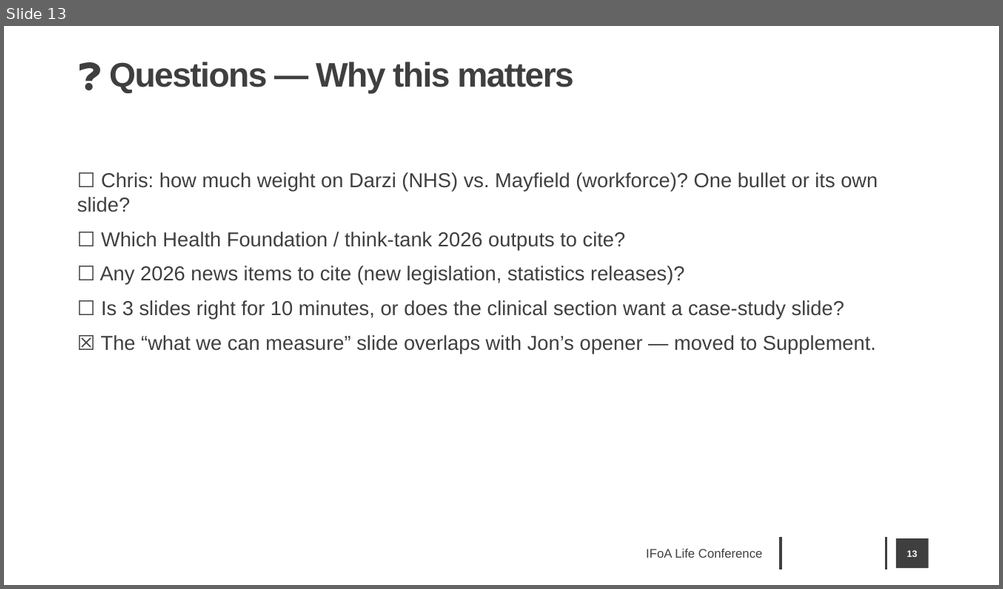
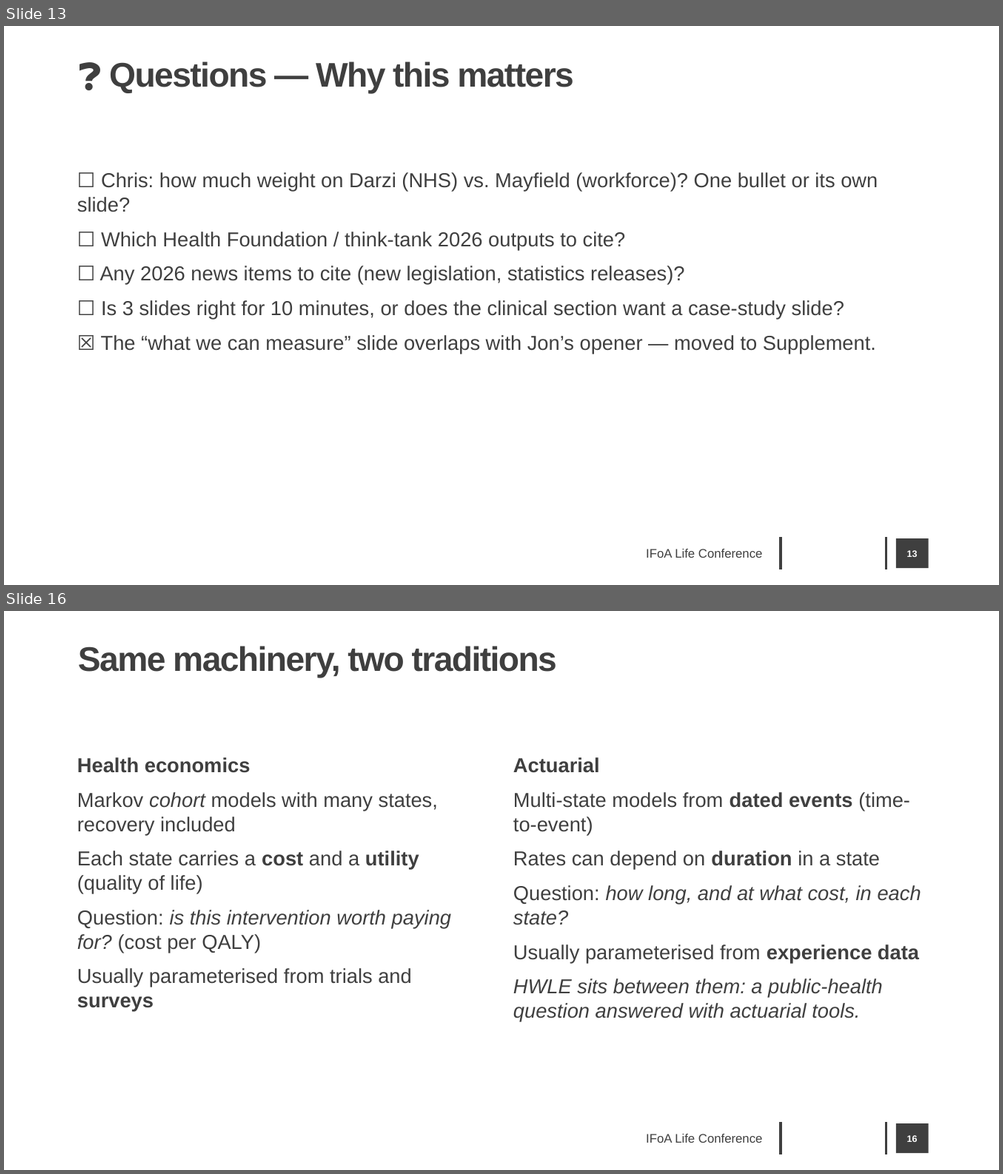
Before and after one commit to JonMinton/economic_inactivity, a slide deck: presentations/ifoa/hwle_ifoa_life_2026.pptx. Shown one above the other, each under a label of ours: slide 13 before the commit, slides 13 and 16 after it; the slides between them are not shown. The pictures are 1003x589 and 1003x1174 pixels, drawn with LibreOffice and Linux fonts; fonts in the diff are those of the drawing; background and template pictures are left out. Boxes give left, top, right and bottom in pixels: in the first picture for what was removed or moved away, otherwise in the second. Text is boxed around its words. In the diff, an @@ line names an element or a change of style, - is before the commit and + after.

```diff
--- a/presentations/ifoa/hwle_ifoa_life_2026.pptx
+++ b/presentations/ifoa/hwle_ifoa_life_2026.pptx
@@ slide 16 added at <box>4,611,999,1170</box>, background #FFFFFF; not listed: 2 template elements that a slide beside it also shows @@
@@ title added at <box>78,646,557,678</box>, 44 pt, text #3F3F3F, bold @@
+Same machinery, two traditions
@@ text added at <box>77,758,451,1011</box>, 26 pt, text #3F3F3F @@
+Health economics
+Markov cohort models with many states, recovery included
+Each state carries a cost and a utility (quality of life)
+Question: is this intervention worth paying for? (cost per QALY)
+Usually parameterised from trials and surveys
@@ text added at <box>513,758,921,1022</box>, 26 pt, text #3F3F3F @@
+Actuarial
+Multi-state models from dated events (time-to-event)
+Rates can depend on duration in a state
+Question: how long, and at what cost, in each state?
+Usually parameterised from experience data
+HWLE sits between them: a public-health question answered with actuarial tools.
@@ text added at <box>646,1134,762,1143</box>, 16 pt, text #3F3F3F @@
+IFoA Life Conference
@@ page number added at <box>896,1124,928,1153</box>, fill #3F3F3F, 12 pt, text #FFFFFF, bold @@
+16
```
Also in this commit, not shown: 4 slides changed, 2 other slides added, 1 slide removed, 2 other files.
